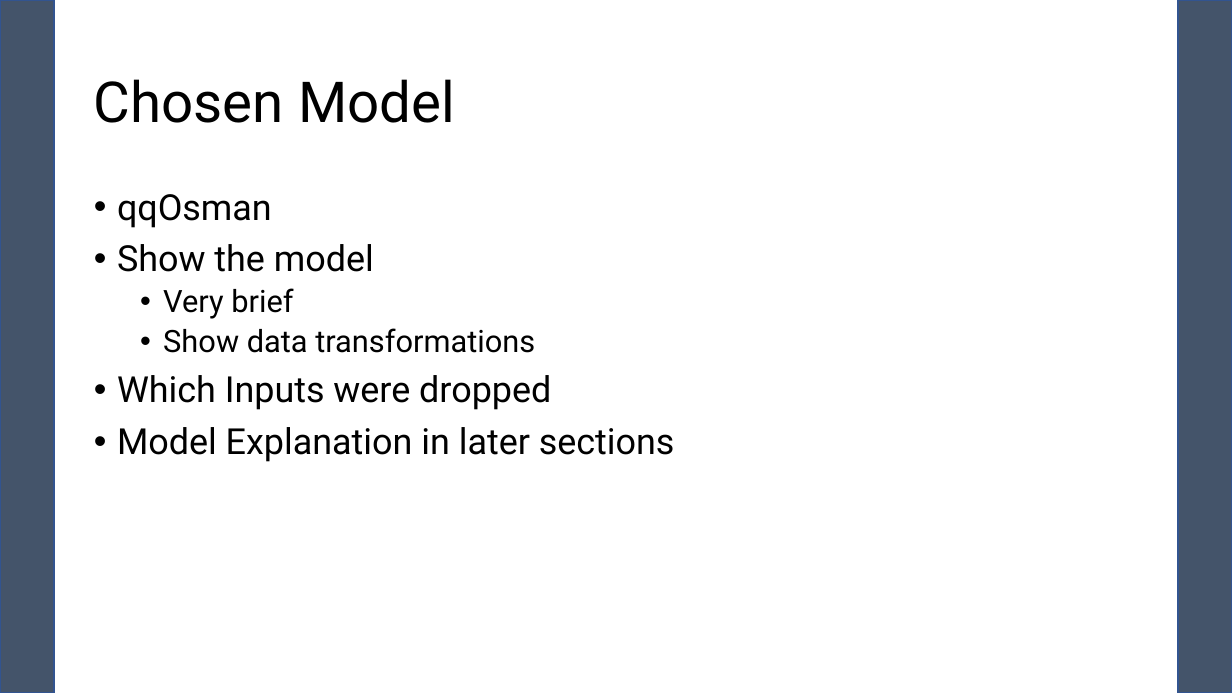
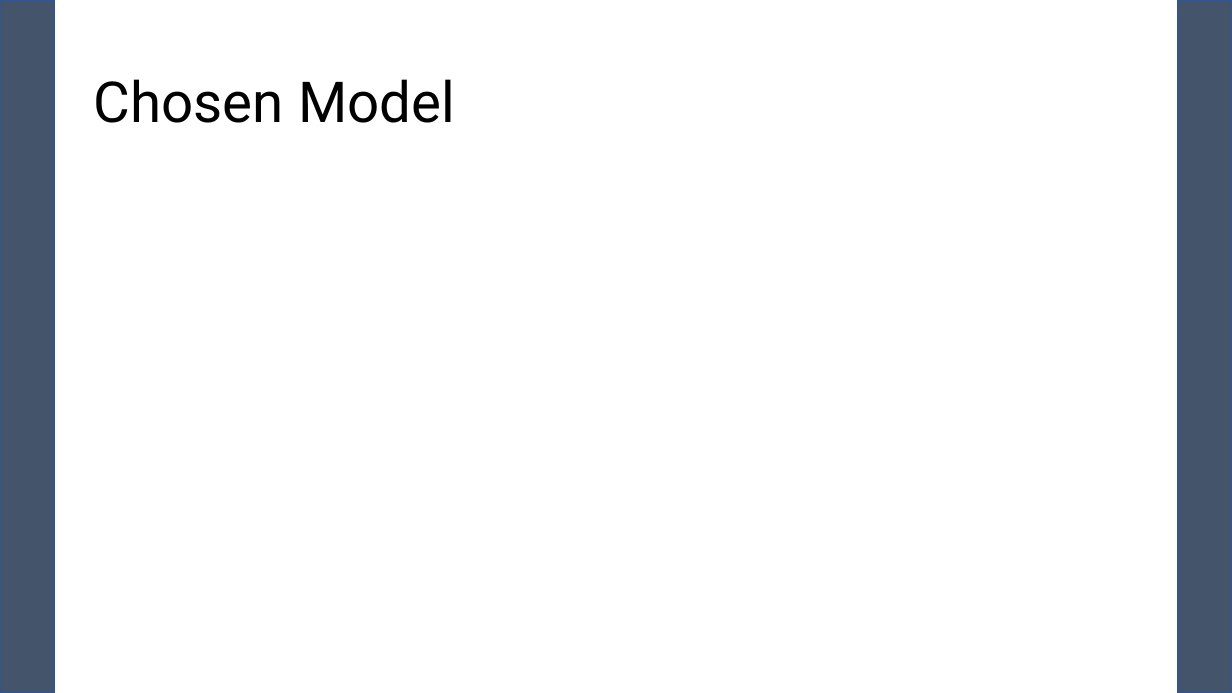
Before and after one commit to pewilliams/regression-mei-team-proj, a slide deck: slide 9 of presentation/Team-25.pptx. Drawn at 1232x693 pixels with LibreOffice and Linux fonts; fonts in the diff are those of the drawing; grey boxes stand for pictures. Boxes give left, top, right and bottom in pixels: in the first picture for what was removed or moved away, otherwise in the second. Text is boxed around its words. In the diff, an @@ line names an element or a change of style, - is before the commit and + after.

```diff
--- a/presentation/Team-25.pptx
+++ b/presentation/Team-25.pptx
@@ text removed at box(117, 194, 675, 462) @@
-• qqOsman
-• Show the model
-  • Very brief
-  • Show data transformations
-• Which Inputs were dropped
-• Model Explanation in later sections
```
Also in this commit, not shown: 1 other slide changed.
